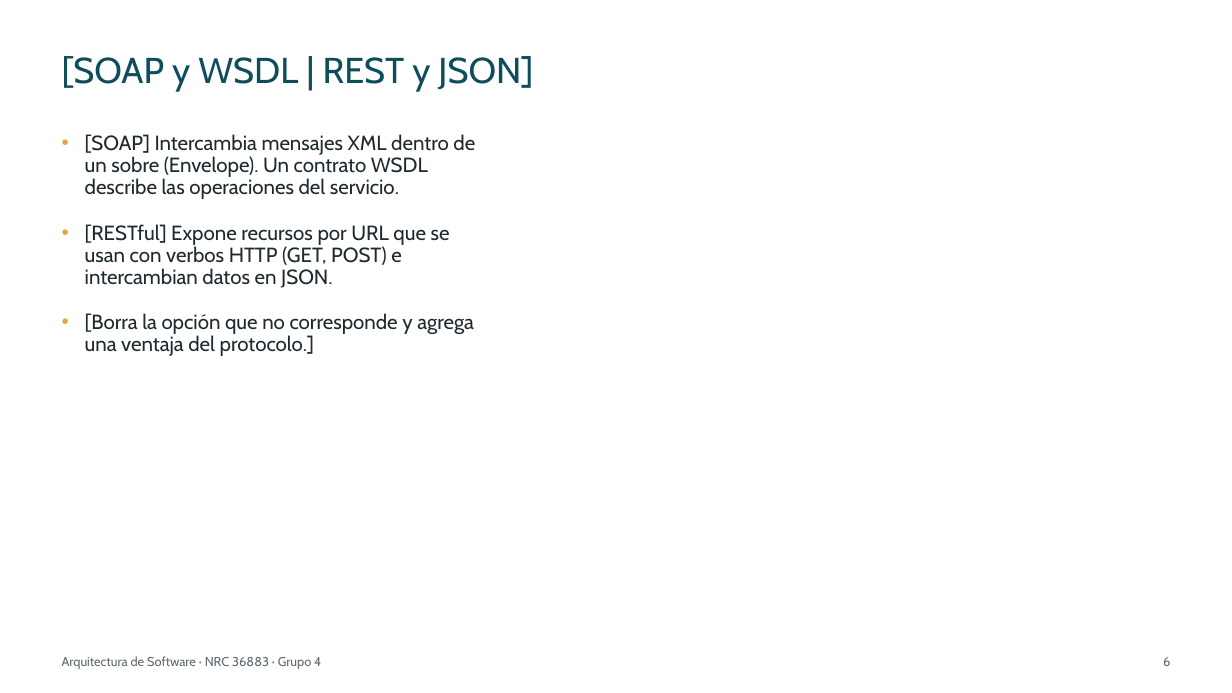
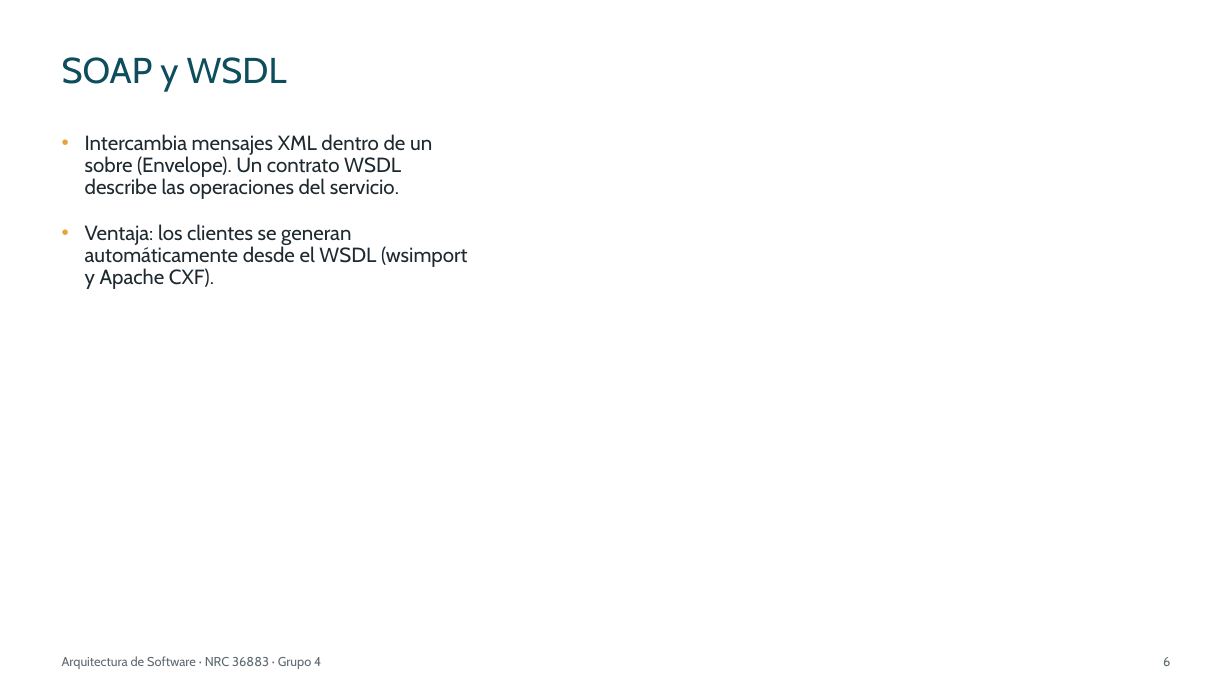
Before and after one commit to IMarcusDev/TI.1.1.-PAO202651_SOAP_JAVA_SINBDD_NRC_36883_GR04, a slide deck: slide 6 of 05. DOCUMENTACION/PRESENTACION TI.1.1. SOAP sin BDD en JAVA GR4.pptx. Drawn at 1232x693 pixels with LibreOffice and Linux fonts; fonts in the diff are those of the drawing. Boxes give left, top, right and bottom in pixels: in the first picture for what was removed or moved away, otherwise in the second. Text is boxed around its words. In the diff, an @@ line names an element or a change of style, - is before the commit and + after.

```diff
--- a/05. DOCUMENTACION/PRESENTACION TI.1.1. SOAP sin BDD en JAVA GR4.pptx
+++ b/05. DOCUMENTACION/PRESENTACION TI.1.1. SOAP sin BDD en JAVA GR4.pptx
@@ title at (x1=62, y1=57, x2=287, y2=92): text changed @@
-[SOAP y WSDL | REST y JSON]
+SOAP y WSDL
@@ text at (x1=85, y1=134, x2=468, y2=289): text changed @@
-• [SOAP] Intercambia mensajes XML dentro de un sobre (Envelope). Un contrato WSDL describe las operaciones del servicio.
-• [RESTful] Expone recursos por URL que se usan con verbos HTTP (GET, POST) e intercambian datos en JSON.
-• [Borra la opción que no corresponde y agrega una ventaja del protocolo.]
+• Intercambia mensajes XML dentro de un sobre (Envelope). Un contrato WSDL describe las operaciones del servicio.
+• Ventaja: los clientes se generan automáticamente desde el WSDL (wsimport y Apache CXF).
```
Also in this commit, not shown: 27 other slides changed.
